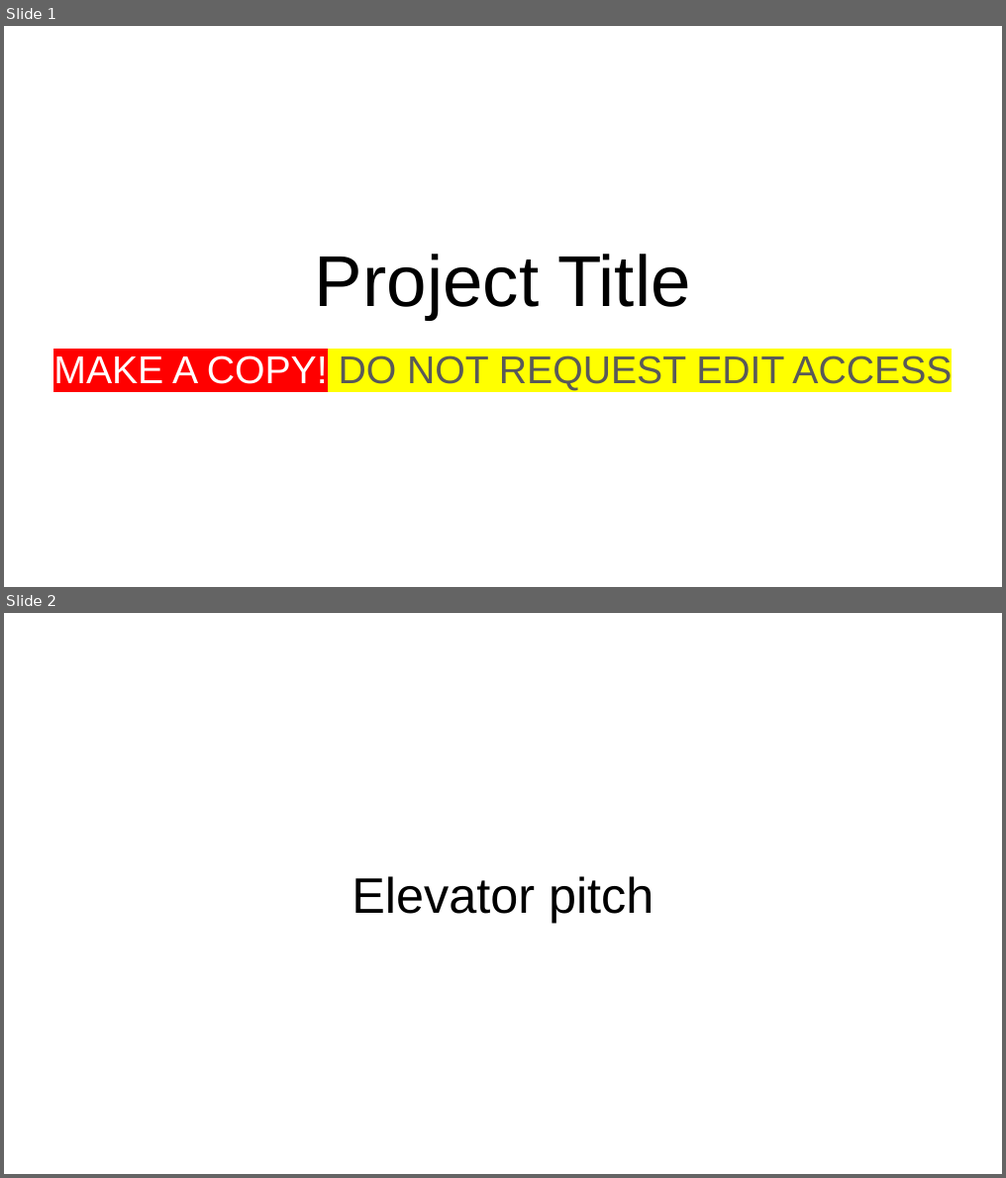
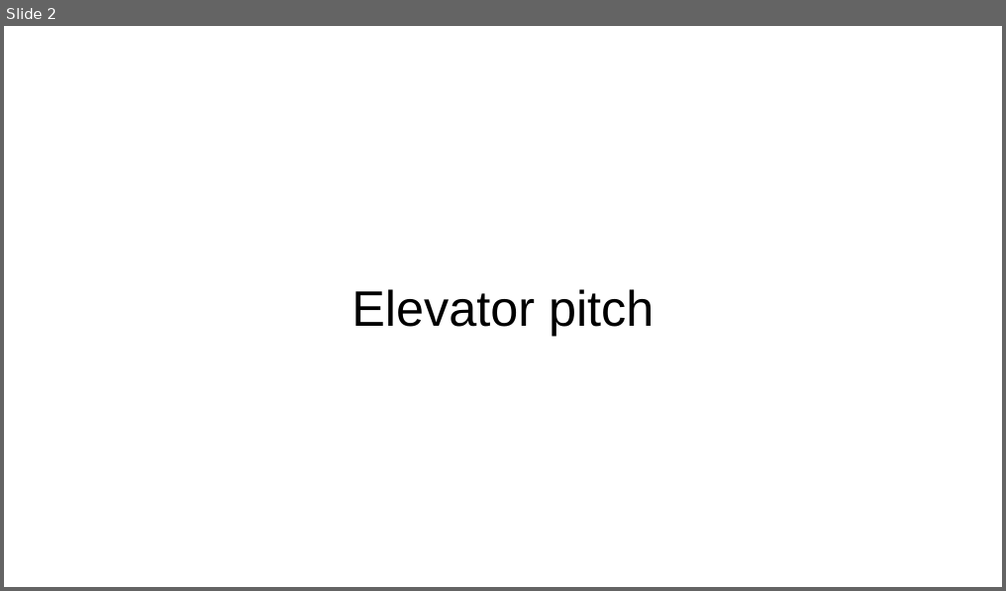
Before and after one commit to clintsrc/nerd-trivia, a slide deck: assets/slides/Project Presentation.pptx. Shown one above the other, each under a label of ours: slides 1 and 2 before the commit, slide 2 after it. The pictures are 1006x1178 and 1006x591 pixels, drawn with LibreOffice and Linux fonts; fonts in the diff are those of the drawing. Boxes give left, top, right and bottom in pixels: in the first picture for what was removed or moved away, otherwise in the second. Text is boxed around its words. In the diff, an @@ line names an element or a change of style, - is before the commit and + after.

```diff
--- a/assets/slides/Project Presentation.pptx
+++ b/assets/slides/Project Presentation.pptx
@@ slide 1 removed at (4,26,1002,587), background #FFFFFF @@
@@ title removed at (315,254,691,320) @@
-Project Title
@@ subtitle removed at (54,356,951,391) @@
-MAKE A COPY! DO NOT REQUEST EDIT ACCESS
```
Also in this commit, not shown: 4 slides changed, 1 slide added.
